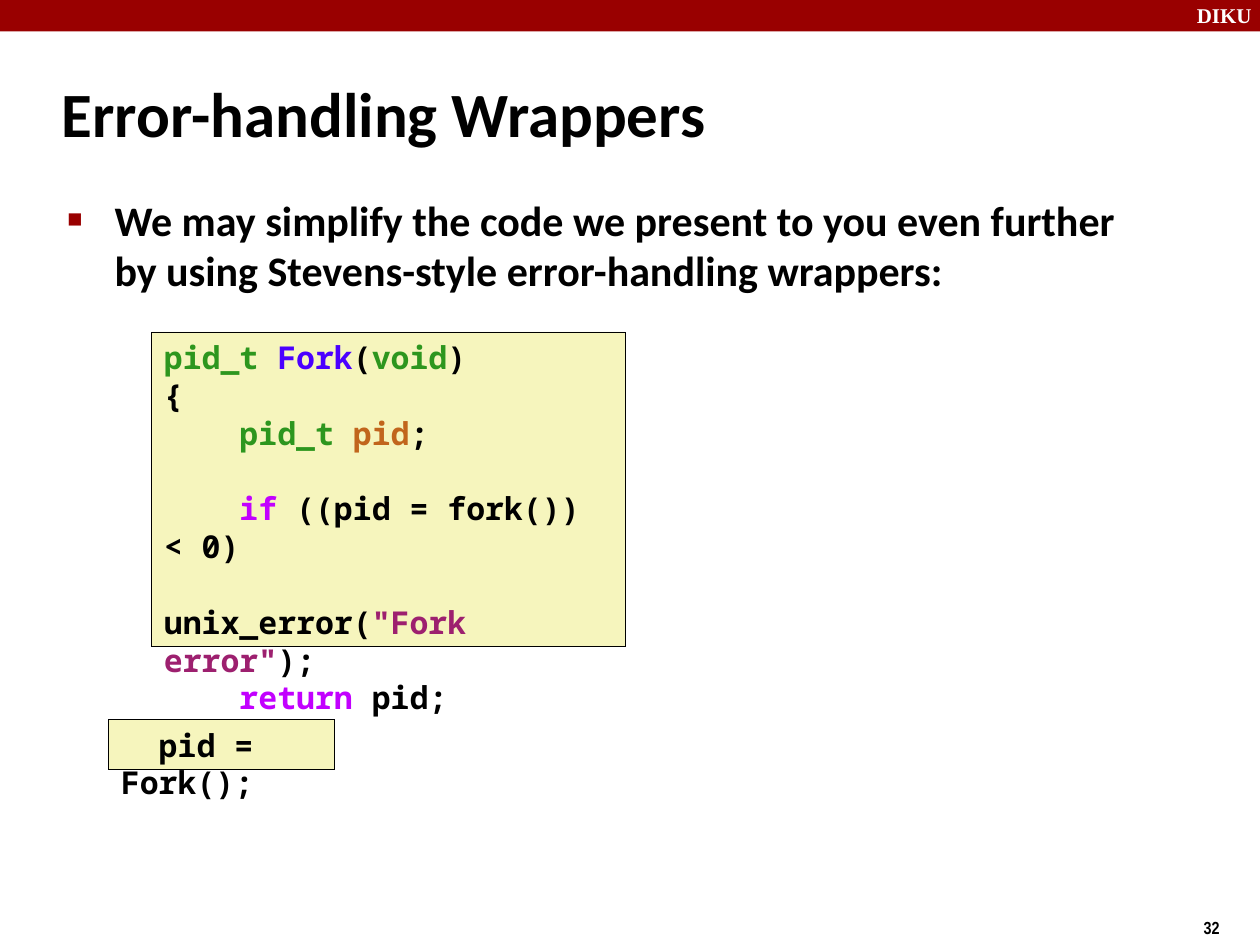
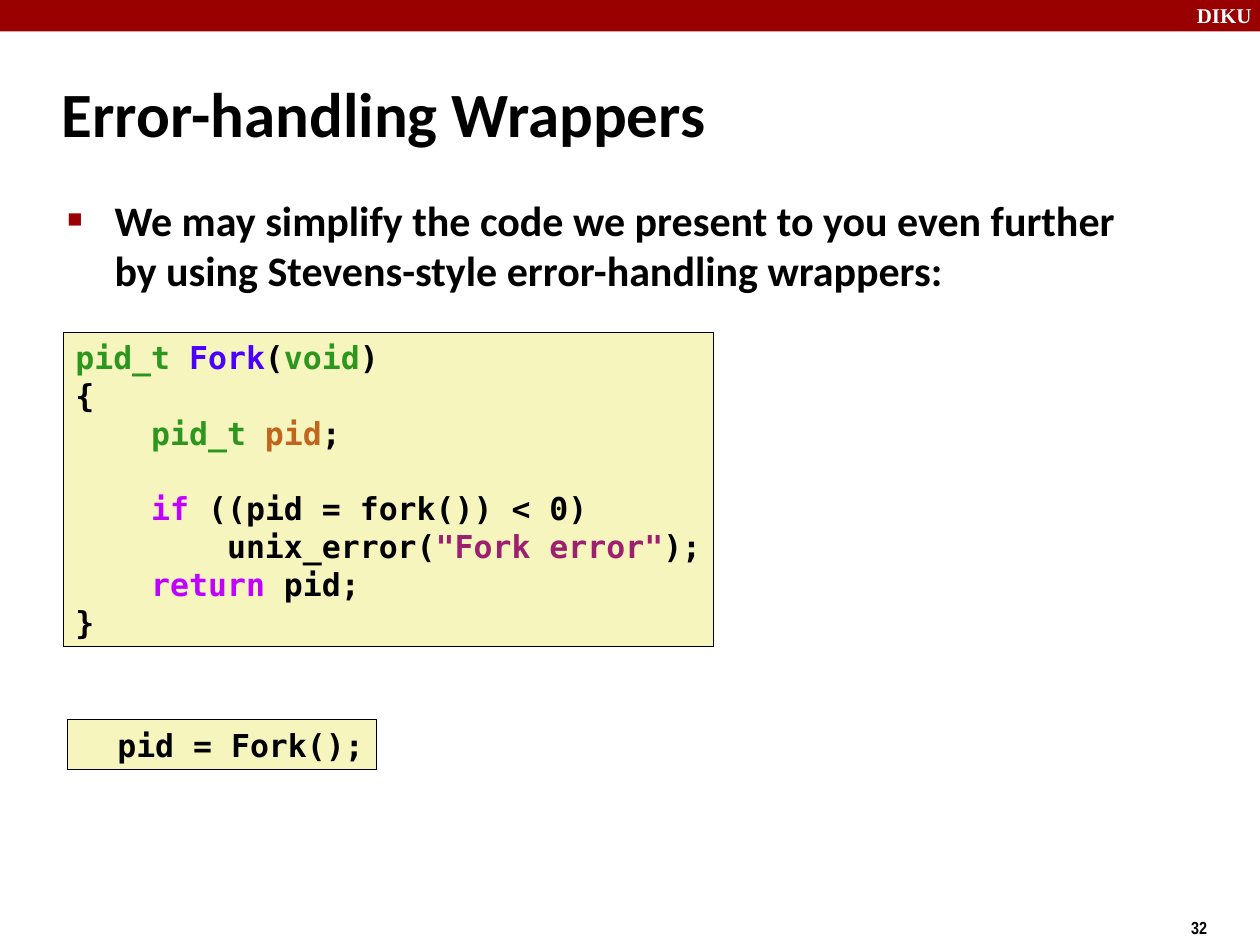
Before and after one commit to diku-compSys/compSys-e2020-pub, a slide deck: slide 32 of material/201019_exceptional_control_flow/exceptional-control-flow.odp. Drawn at 1260x945 pixels with LibreOffice and Linux fonts; fonts in the diff are those of the drawing. Boxes give left, top, right and bottom in pixels: in the first picture for what was removed or moved away, otherwise in the second. Text is boxed around its words. In the diff, an @@ line names an element or a change of style, - is before the commit and + after.

```diff
--- a/material/201019_exceptional_control_flow/exceptional-control-flow.odp
+++ b/material/201019_exceptional_control_flow/exceptional-control-flow.odp
@@ rectangle "pid_t Fork(void)" resized from (x1=151, y1=331, x2=625, y2=646) to (x1=63, y1=331, x2=713, y2=646) @@
@@ rectangle "pid_t Fork(void)" at (x1=63, y1=331, x2=713, y2=646): font Noto Sans Mono to DejaVu Sans Mono @@
@@ rectangle "pid = Fork();" at (x1=67, y1=719, x2=375, y2=770): font Noto Sans Mono to DejaVu Sans Mono @@
@@ rectangle "pid = Fork();" resized from (x1=108, y1=719, x2=334, y2=770) to (x1=67, y1=719, x2=375, y2=770) @@
@@ page number moved from (x1=1204, y1=921, x2=1220, y2=935) to (x1=1191, y1=921, x2=1207, y2=934) @@
```
Also in this commit, not shown: 52 other slides changed, 4 other files.
